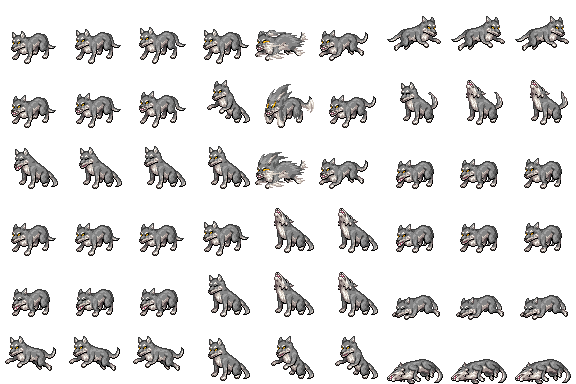
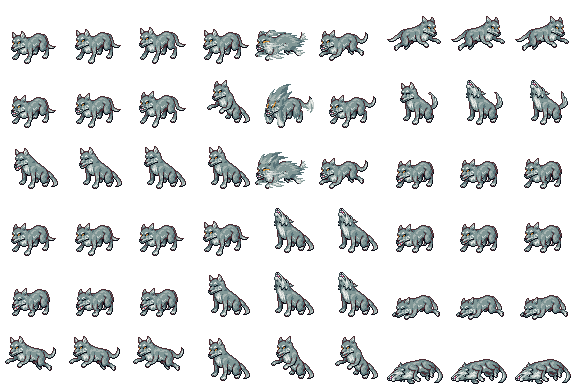
Layered file, before and after one edit (576×384). Changes by layer:
renamed "Layer 2" to "Layer 0", showed it, painted on it over [5, 16, 571, 384]
removed layer "[number]" over [5, 16, 571, 384]